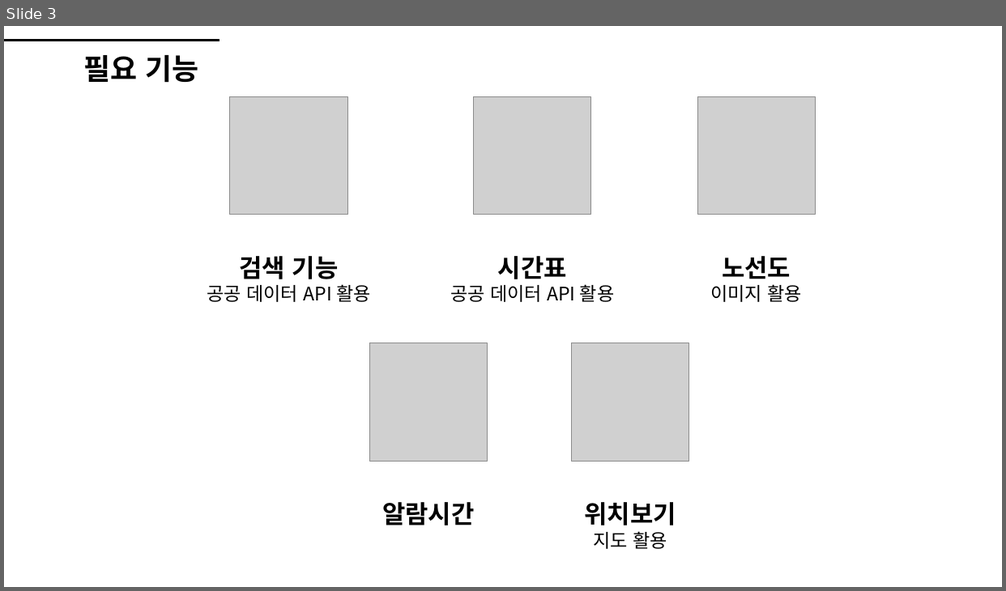
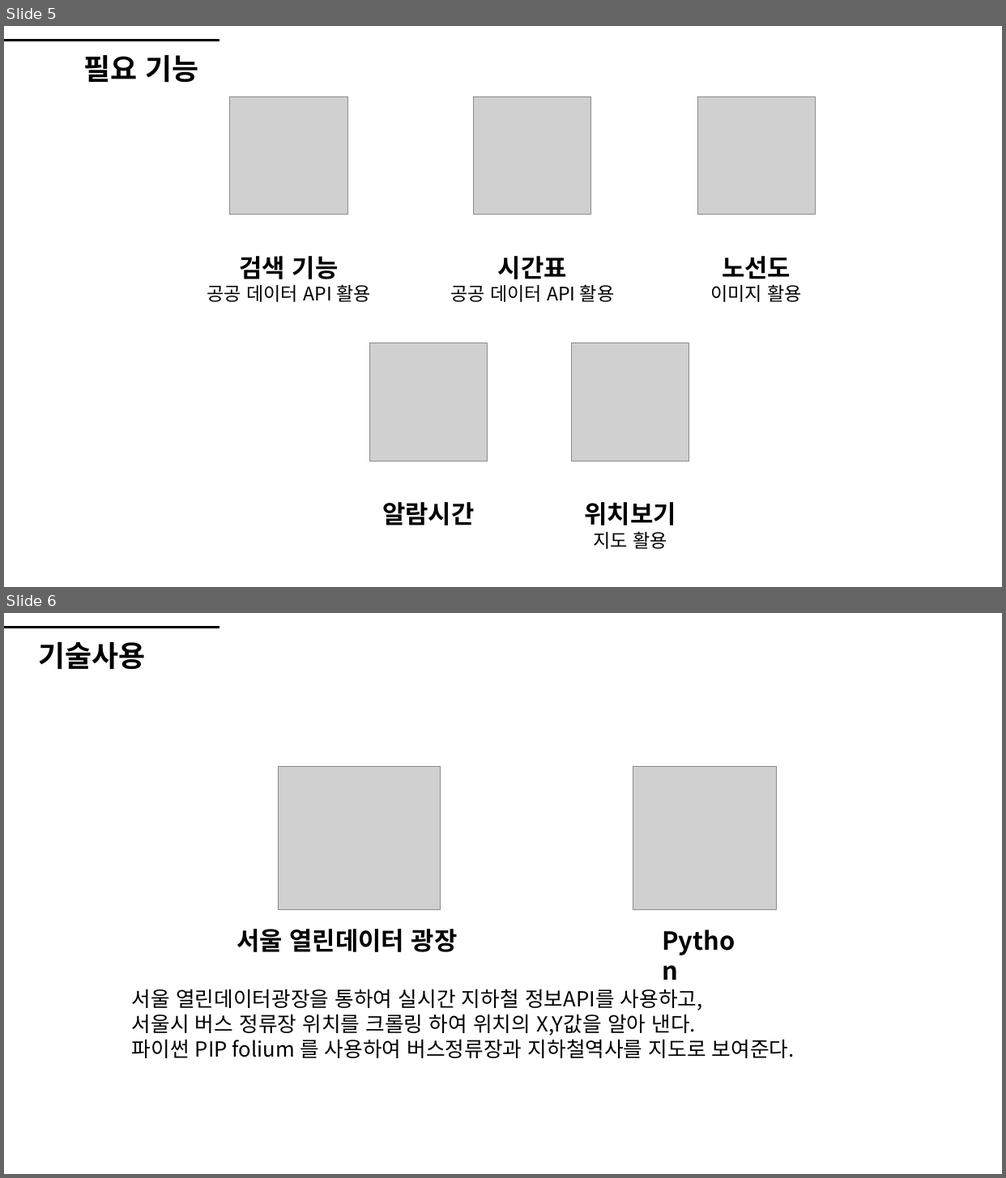
Before and after one commit to Eva-go/Script-Term-project, a slide deck: 스크립트 언어 기획발표.pptx. Shown one above the other, each under a label of ours: slide 3 before the commit, slides 5 and 6 after it. The pictures are 1006x591 and 1006x1178 pixels, drawn with LibreOffice and Linux fonts; fonts in the diff are those of the drawing; grey boxes stand for pictures. Boxes give left, top, right and bottom in pixels: in the first picture for what was removed or moved away, otherwise in the second. Text is boxed around its words. In the diff, an @@ line names an element or a change of style, - is before the commit and + after.

Commit message:
지도기능 추가
지도 기능 추가 (크롤링 해야함)

```diff
--- a/스크립트 언어 기획발표.pptx
+++ b/스크립트 언어 기획발표.pptx
@@ slide 6 added at <box>4,613,1002,1174</box>, background #FFFFFF @@
@@ line added from (4, 628) to (219, 628), #000000 3 pt @@
@@ text added at <box>38,642,145,670</box>, 28 pt, text #000000, bold @@
+기술사용
@@ group added at <box>236,766,777,960</box>: 2 pictures, 2 texts @@
+서울 열린데이터 광장
+Python
@@ text added at <box>132,989,795,1059</box>, 20 pt, text #000000 @@
+서울 열린데이터광장을 통하여 실시간 지하철 정보API를 사용하고,
+서울시 버스 정류장 위치를 크롤링 하여 위치의 X,Y값을 알아 낸다.
+파이썬 PIP folium 를 사용하여 버스정류장과 지하철역사를 지도로 보여준다.
@@ what was slide 3 is now slide 5 @@
```
Also in this commit, not shown: 1 slide changed, 3 other slides added, 4 other files.
